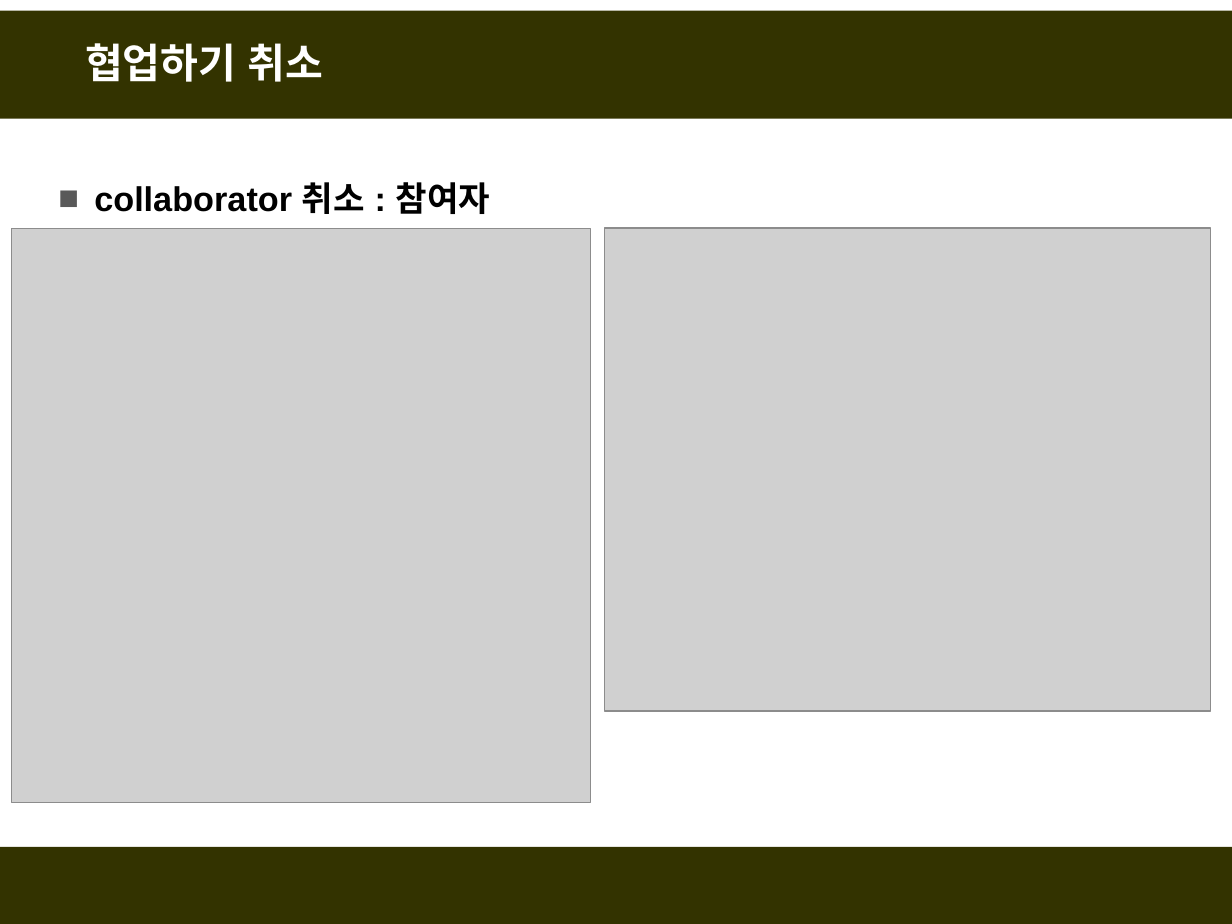
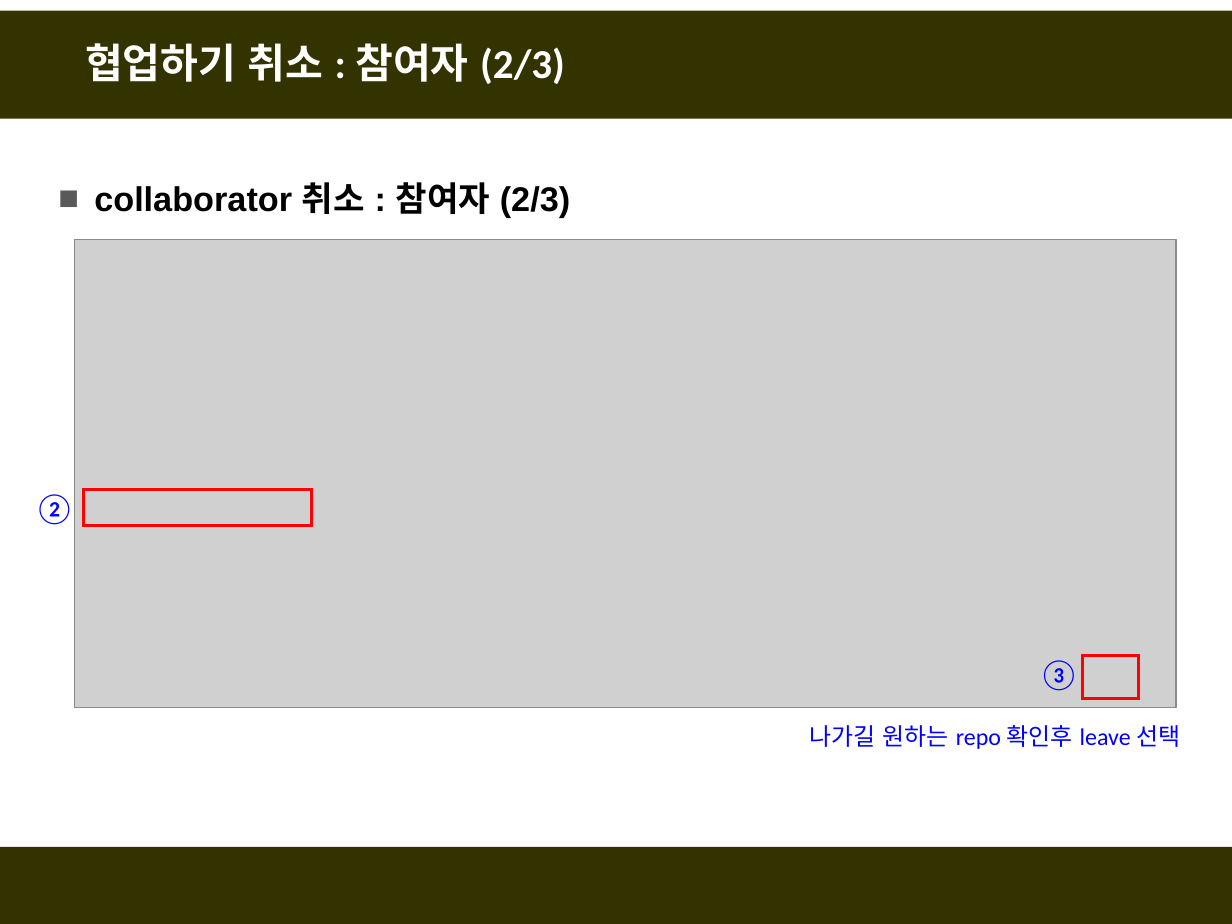
Before and after one commit to fasthill/github-lecture, a slide deck: slide 75 of git및github첫걸음4-협업하기.pptx (slide 73 before the commit). Drawn at 1232x924 pixels with LibreOffice and Linux fonts; fonts in the diff are those of the drawing; grey boxes stand for pictures. Boxes give left, top, right and bottom in pixels: in the first picture for what was removed or moved away, otherwise in the second. Text is boxed around its words. In the diff, an @@ line names an element or a change of style, - is before the commit and + after.

```diff
--- a/git및github첫걸음4-협업하기.pptx
+++ b/git및github첫걸음4-협업하기.pptx
@@ title at (x1=85, y1=43, x2=565, y2=84): text changed @@
-협업하기 취소
+협업하기 취소 : 참여자 (2/3)
@@ text at (x1=94, y1=182, x2=570, y2=218): text changed @@
-■ collaborator 취소 : 참여자
+■ collaborator 취소 : 참여자 (2/3)
@@ picture removed at (x1=11, y1=228, x2=590, y2=802) @@
@@ picture added at (x1=75, y1=239, x2=1177, y2=707) @@
@@ picture removed at (x1=605, y1=228, x2=1211, y2=711) @@
@@ text added at (x1=34, y1=493, x2=75, y2=527), 18 pt, text #0000FF @@
+②
@@ rectangle added at (x1=84, y1=489, x2=312, y2=525), outline #FF0000 1.75 pt @@
@@ rectangle added at (x1=1083, y1=655, x2=1138, y2=699), outline #FF0000 1.75 pt @@
@@ text added at (x1=1039, y1=660, x2=1080, y2=691), 18 pt, text #0000FF @@
+③
@@ text added at (x1=810, y1=725, x2=1180, y2=749), 14 pt, text #0000FF @@
+나가길 원하는 repo 확인후 leave 선택
```
Also in this commit, not shown: 1 other slide changed, 3 slides added.
